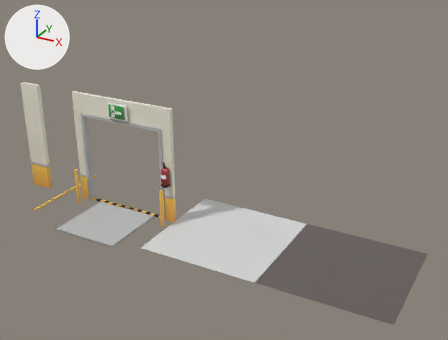
A saved change to the Blender file Assets/Models/warehouse.blend.
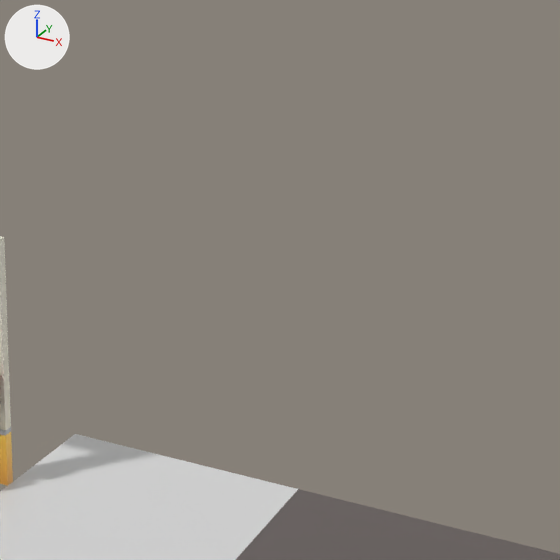
Each version is shown whole from a camera (50 mm lens) standing at (31.2, -38.9, 25.3) and looking at (7.9, 3.4, 4.1), then close up on the part from 38% to 95% of the width and 0% to 75% of the height. The lights are fixed; the arrows at upper left show +X, +Y and +Z.

Names of what the first close-up shows: 'env_door', 'env_floor', 'env_street'.
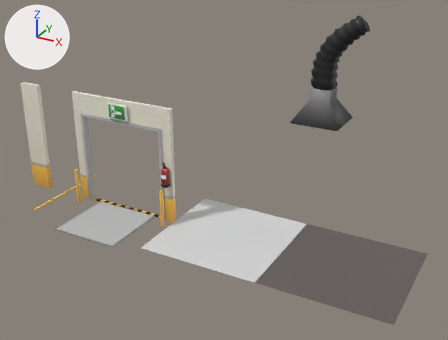
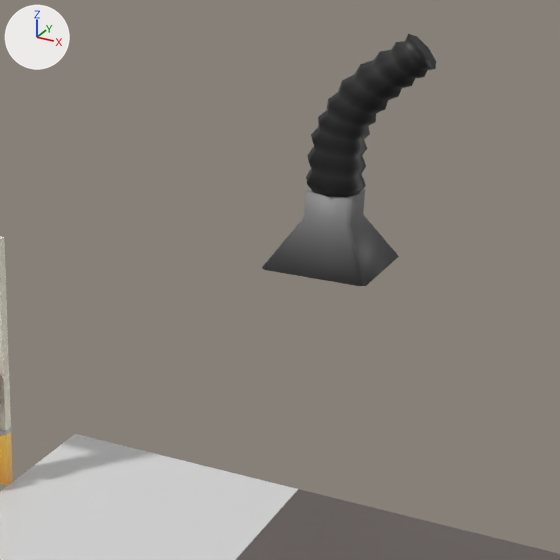
Changed parts and their boxes [x1, y1, x2, y2] in the close-ups (560 x 560 px):
'kappa_tube', added (black)
    after: [306, 34, 436, 197]
'kappa', added
    after: [262, 189, 399, 286]

What changed in the scene script:
```text
Add me_cube_063:
    me_cube_063.from_pydata(...)  # 160 vertices, 153 faces; spans x -1.33..3.72, y -1.28..1.28, z 1.36..8.03
    me_cube_063.polygons.foreach_set('use_smooth', [True] * 153)
    me_cube_063.materials.append(mat_gradient_png)  # picture img_gradient_png
Add me_cube_064:
    me_cube_064.from_pydata(...)  # 40 vertices, 34 faces; spans x -2.28..2.3, y -2.29..2.29, z -1.72..1.41
    me_cube_064.polygons.foreach_set('use_smooth', [True] * 34)
    me_cube_064.materials.append(mat_gradient_png)  # picture img_gradient_png
Add ob_kappa_tube:
    ob_kappa_tube = bpy.data.objects.new('kappa_tube', me_cube_063)
    ob_kappa_tube.location = (12.76, 13.36, 8.08)
Add ob_kappa:
    ob_kappa = bpy.data.objects.new('kappa', me_cube_064)
    ob_kappa.location = (12.76, 13.36, 8.08)
```
